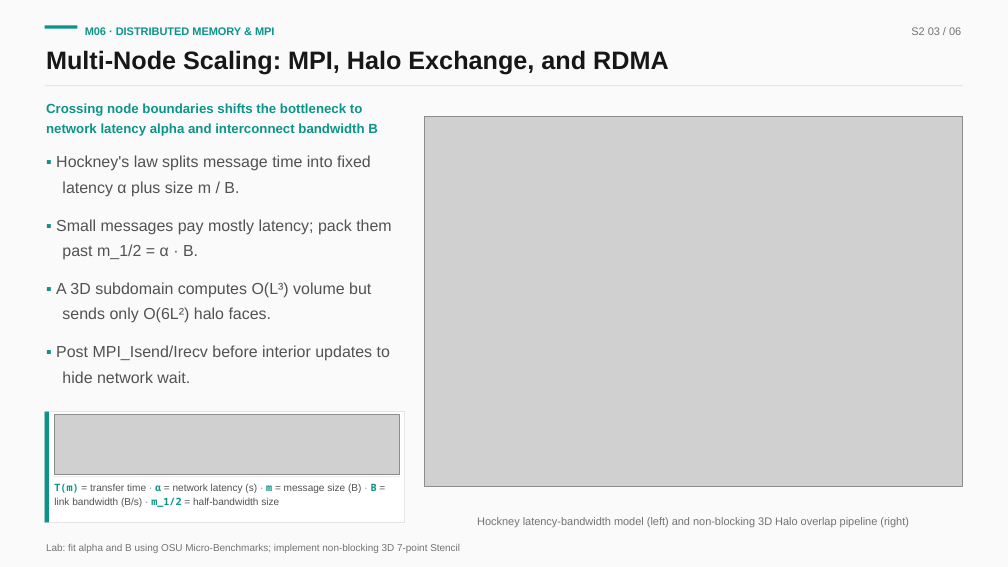
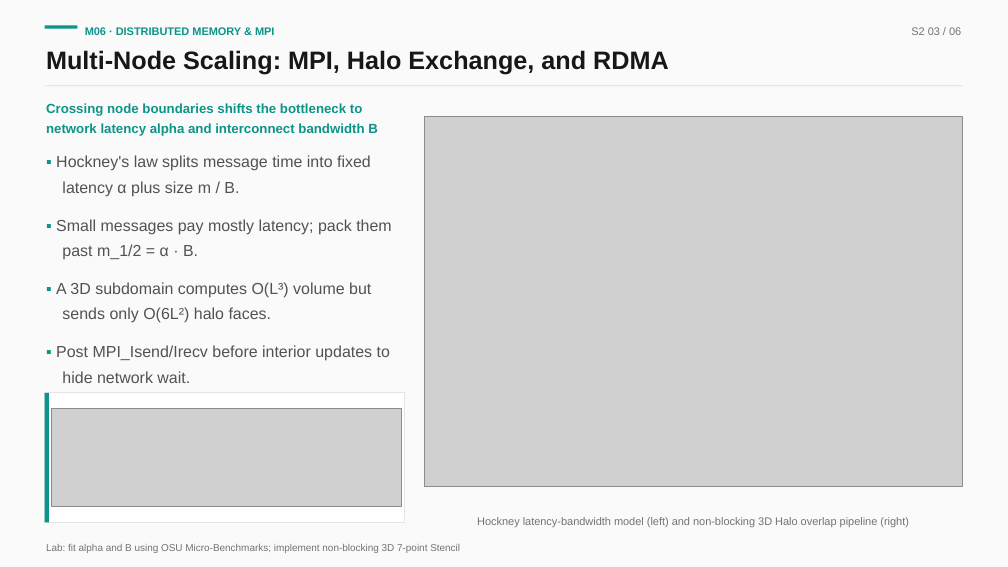
Before and after one commit to hkust-asc/asc27-curriculum, a slide deck: slide 3 of slides/odp/02-stage2-parallelism.odp. Drawn at 1008x567 pixels with LibreOffice and Linux fonts; fonts in the diff are those of the drawing; grey boxes stand for pictures. Boxes give left, top, right and bottom in pixels: in the first picture for what was removed or moved away, otherwise in the second. Text is boxed around its words. In the diff, an @@ line names an element or a change of style, - is before the commit and + after.

```diff
--- a/slides/odp/02-stage2-parallelism.odp
+++ b/slides/odp/02-stage2-parallelism.odp
@@ rectangle: place and size @@
-rectangle at [45, 411, 405, 522]
+rectangle at [45, 393, 405, 523]
@@ rectangle: place and size @@
-rectangle at [45, 411, 49, 522]
+rectangle at [45, 393, 49, 523]
@@ picture: place and size @@
-picture at [54, 415, 400, 475]
+picture at [52, 408, 402, 507]
@@ rectangle removed at [53, 476, 400, 477] @@
@@ text removed at [54, 483, 377, 507] @@
-T(m) = transfer time · α = network latency (s) · m = message size (B) · B = link bandwidth (B/s) · m_1/2 = half-bandwidth size
```
Also in this commit, not shown: 3 other slides changed, 25 other files.
